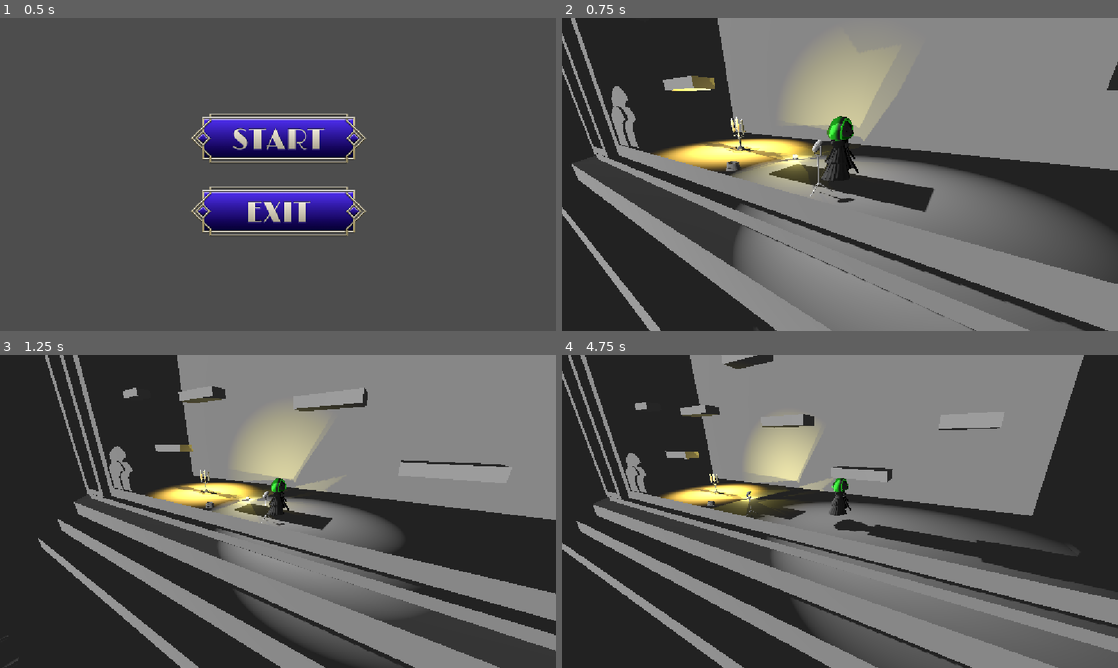
Above: before the commit, frames 1-4 (two rows, left to right).
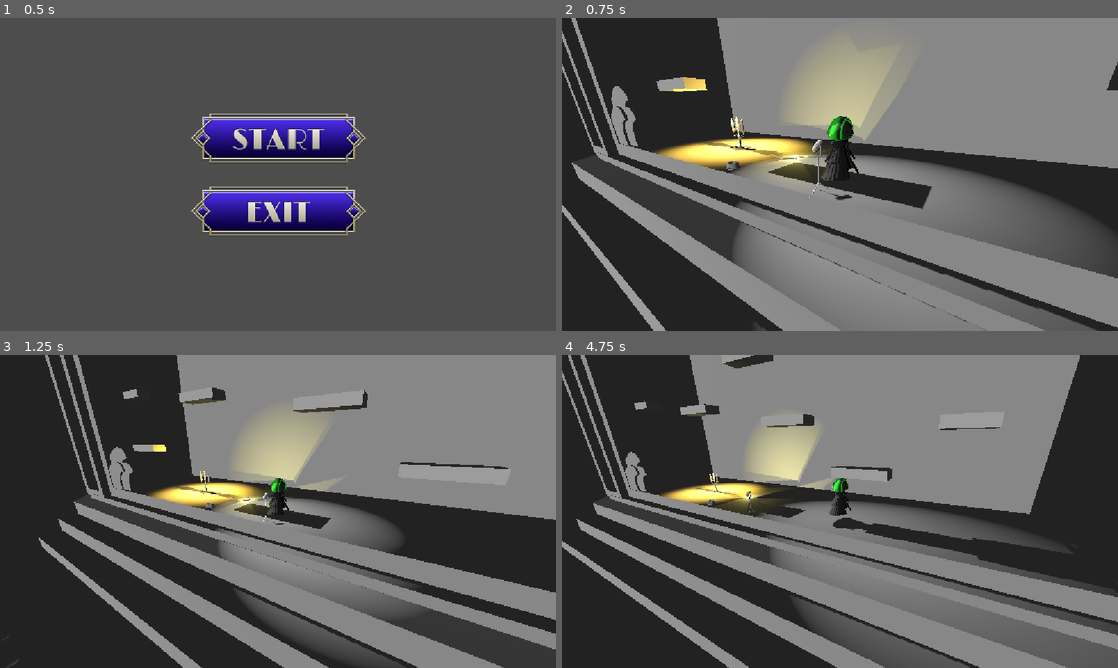
Above: after the commit, the same moments.

Repository: JoesRealAccount/ggj_2026
Game: Godot game, scene res://scenes/main_screen.tscn
Same seed, same stepped clock (60 frames per second), same inputs: the game is played once before the commit and once after it.
Inputs (mouse positions are in pixels of both pictures, inside the frame that each line leads up to):
- Up to frame 1 (0.5 s): no input
- Up to frame 2 (0.75 s): click (840, 136) at 0.5 s
- Up to frame 3 (1.25 s): no input
- Up to frame 4 (4.75 s): tap Enter (switch_mask) at 1.25, 2.1, 4.35 s; hold D (move_right) 1.28-2.03 s; hold Enter (switch_mask) 1.28-2.03 s; tap W (jump) at 1.52, 2.27, 4.52 s; hold Escape (back_to_menu) 2.03-2.75 s; click (840, 473) at 2.75 s; hold Enter (switch_mask) 3.53-4.28 s; hold D (move_right) from 3.53 s (still down)

Frame 1 is identical in both runs. In frame 2, 7.2% of the frame differs, in the area x 0-100%, y 0-100%; in frame 3, 2.9%; in frame 4, 7.7%.

Commit message:
adding spawn system

Diff:
--- /dev/null
+++ b/helper_scripts/moving_obstacle.gd
@@ -0,0 +1,6 @@
+extends Node3D
+
+@export var speed: float = 5.0
+
+func _physics_process(delta: float) -> void:
+	position.x -= speed * delta
--- /dev/null
+++ b/prefabs/moving_obstacles/platform_1.tscn
@@ -0,0 +1,15 @@
+[gd_scene format=3 uid="uid://c3ugy2iofwj1l"]
+
+[ext_resource type="Script" uid="uid://c1ms8u1jsnwqu" path="res://helper_scripts/moving_obstacle.gd" id="1_hhepe"]
+
+[sub_resource type="ConcavePolygonShape3D" id="ConcavePolygonShape3D_6614m"]
+data = PackedVector3Array(-1.5, -0.25, 0.5, -1.5, -0.25, -0.5, -1.5, 0.25, -0.5, 1.5, -0.25, -0.5, -1.5, -0.25, -0.5, -1.5, -0.25, 0.5, -1.5, 0.25, -0.5, -1.5, -0.25, -0.5, 1.5, -0.25, -0.5, -1.5, 0.25, -0.5, -1.5, 0.25, 0.5, -1.5, -0.25, 0.5, -1.5, -0.25, 0.5, -1.5, 0.25, 0.5, 1.5, 0.25, 0.5, 1.5, 0.25, 0.5, -1.5, 0.25, 0.5, -1.5, 0.25, -0.5, -1.5, -0.25, 0.5, 1.5, -0.25, 0.5, 1.5, -0.25, -0.5, 1.5, 0.25, 0.5, 1.5, -0.25, 0.5, -1.5, -0.25, 0.5, 1.5, -0.25, -0.5, 1.5, -0.25, 0.5, 1.5, 0.25, 0.5, 1.5, -0.25, -0.5, 1.5, 0.25, -0.5, -1.5, 0.25, -0.5, -1.5, 0.25, -0.5, 1.5, 0.25, -0.5, 1.5, 0.25, 0.5, 1.5, 0.25, 0.5, 1.5, 0.25, -0.5, 1.5, -0.25, -0.5)
+
+[node name="Platform1" type="StaticBody3D" unique_id=563211546]
+script = ExtResource("1_hhepe")
+
+[node name="CSGBox3D" type="CSGBox3D" parent="." unique_id=1188542516 groups=["world_depression"]]
+size = Vector3(3, 0.5, 1)
+
+[node name="CSGBakedCollisionShape3D" type="CollisionShape3D" parent="." unique_id=1716607869 groups=["world_depression"]]
+shape = SubResource("ConcavePolygonShape3D_6614m")
--- /dev/null
+++ b/prefabs/moving_obstacles/platform_2.tscn
@@ -0,0 +1,15 @@
+[gd_scene format=3 uid="uid://bpkw4lglty4v3"]
+
+[ext_resource type="Script" uid="uid://c1ms8u1jsnwqu" path="res://helper_scripts/moving_obstacle.gd" id="1_l3iwv"]
+
+[sub_resource type="ConcavePolygonShape3D" id="ConcavePolygonShape3D_6614m"]
+data = PackedVector3Array(-1.5, -0.25, 0.5, -1.5, -0.25, -0.5, -1.5, 0.25, -0.5, 1.5, -0.25, -0.5, -1.5, -0.25, -0.5, -1.5, -0.25, 0.5, -1.5, 0.25, -0.5, -1.5, -0.25, -0.5, 1.5, -0.25, -0.5, -1.5, 0.25, -0.5, -1.5, 0.25, 0.5, -1.5, -0.25, 0.5, -1.5, -0.25, 0.5, -1.5, 0.25, 0.5, 1.5, 0.25, 0.5, 1.5, 0.25, 0.5, -1.5, 0.25, 0.5, -1.5, 0.25, -0.5, -1.5, -0.25, 0.5, 1.5, -0.25, 0.5, 1.5, -0.25, -0.5, 1.5, 0.25, 0.5, 1.5, -0.25, 0.5, -1.5, -0.25, 0.5, 1.5, -0.25, -0.5, 1.5, -0.25, 0.5, 1.5, 0.25, 0.5, 1.5, -0.25, -0.5, 1.5, 0.25, -0.5, -1.5, 0.25, -0.5, -1.5, 0.25, -0.5, 1.5, 0.25, -0.5, 1.5, 0.25, 0.5, 1.5, 0.25, 0.5, 1.5, 0.25, -0.5, 1.5, -0.25, -0.5)
+
+[node name="Platform2" type="StaticBody3D" unique_id=563211546]
+script = ExtResource("1_l3iwv")
+
+[node name="CSGBox3D" type="CSGBox3D" parent="." unique_id=1188542516 groups=["world_happiness"]]
+size = Vector3(3, 0.5, 1)
+
+[node name="CSGBakedCollisionShape3D" type="CollisionShape3D" parent="." unique_id=1716607869 groups=["world_happiness"]]
+shape = SubResource("ConcavePolygonShape3D_6614m")
--- a/prefabs/object_destroyer.gd
+++ b/prefabs/object_destroyer.gd
@@ -1,4 +1,4 @@
 extends Area3D
 
 func _on_body_entered(body: Node3D) -> void:
-	body.get_parent().queue_free()
+	body.queue_free()
--- /dev/null
+++ b/scenes/enemy_spawner.gd
@@ -0,0 +1,37 @@
+extends Path3D
+@export var _mob_spawn_location: PathFollow3D
+
+@export_group("FlyingObjects")
+@export var _depression_obstacles: Array[PackedScene]
+@export var _depression_platforms: Array[PackedScene]
+@export var _happiness_obstacles: Array[PackedScene]
+@export var _happiness_platforms: Array[PackedScene]
+
+@export var depression_obstacle_timer: Timer = Timer.new()
+@export var depression_platform_timer: Timer = Timer.new()
+@export var happiness_obstacle_timer: Timer = Timer.new()
+@export var happiness_platform_timer: Timer = Timer.new()
+
+@onready var _default_depression_obstacle_timer: float = depression_obstacle_timer.wait_time
+@onready var _default_depression_platform_timer: float = depression_platform_timer.wait_time
+@onready var _default_happiness_obstacle_timer: float = happiness_obstacle_timer.wait_time
+@onready var _default_happiness_platform_timer: float = happiness_platform_timer.wait_time
+
+
+# Called when the node enters the scene tree for the first time.
+func _ready() -> void:
+	depression_obstacle_timer.start()
+	depression_obstacle_timer.timeout.connect(_spawn_random_body_from_array.bind(_depression_obstacles, depression_obstacle_timer, _default_depression_obstacle_timer))
+	depression_platform_timer.start()
+	depression_platform_timer.timeout.connect(_spawn_random_body_from_array.bind(_depression_platforms, depression_platform_timer, _default_depression_platform_timer))
+	happiness_obstacle_timer.start()
+	happiness_obstacle_timer.timeout.connect(_spawn_random_body_from_array.bind(_happiness_obstacles, happiness_obstacle_timer, _default_happiness_obstacle_timer))
+	happiness_platform_timer.start()
+	happiness_platform_timer.timeout.connect(_spawn_random_body_from_array.bind(_happiness_platforms, happiness_platform_timer, _default_happiness_platform_timer))
+
+func _spawn_random_body_from_array(_spawn_array: Array[PackedScene], restart_timer: Timer, default_time):
+	var new_body: StaticBody3D = _spawn_array[randi_range(0, _spawn_array.size()-1)].instantiate()
+	_mob_spawn_location.progress_ratio = randf()
+	new_body.position = _mob_spawn_location.position
+	add_child(new_body)
+	restart_timer.start(randf_range(1, default_time))
--- a/scenes/main_level.tscn
+++ b/scenes/main_level.tscn
@@ -4,6 +4,7 @@
 [ext_resource type="PackedScene" uid="uid://dlmoo8dxmcxuu" path="res://prefabs/player.tscn" id="2_qmak7"]
 [ext_resource type="PackedScene" uid="uid://bil2lm7vf2aiu" path="res://prefabs/camera.tscn" id="3_u2c82"]
 [ext_resource type="PackedScene" uid="uid://p0w1a0nj16ku" path="res://prefabs/character_spot_light.tscn" id="4_u2c82"]
+[ext_resource type="PackedScene" uid="uid://c3ugy2iofwj1l" path="res://prefabs/moving_obstacles/platform_1.tscn" id="5_0e4v7"]
 [ext_resource type="PackedScene" uid="uid://c02utqdtw0pb5" path="res://prefabs/mic_test_expo.tscn" id="5_mwgft"]
 [ext_resource type="Script" uid="uid://7oqt3khexuu5" path="res://mask_manager.gd" id="6_2sb77"]
 [ext_resource type="PackedScene" uid="uid://chg0eqr7v2cdp" path="res://prefabs/totenkopf.tscn" id="7_u2c82"]
@@ -16,14 +17,13 @@
 [ext_resource type="PackedScene" uid="uid://b0rucjakpgsht" path="res://prefabs/sessel.tscn" id="14_adxub"]
 [ext_resource type="Script" uid="uid://bh2ouunrqr3vn" path="res://world_visual_manager.gd" id="15_ff0s2"]
 [ext_resource type="PackedScene" uid="uid://dbyfolhbily16" path="res://prefabs/object_destroyer.tscn" id="16_uk2yf"]
+[ext_resource type="Script" uid="uid://dkcjw6dsnc72s" path="res://scenes/enemy_spawner.gd" id="17_ondrs"]
+[ext_resource type="PackedScene" uid="uid://bpkw4lglty4v3" path="res://prefabs/moving_obstacles/platform_2.tscn" id="19_6nivd"]
 
 [sub_resource type="Environment" id="Environment_u2c82"]
 volumetric_fog_enabled = true
 volumetric_fog_density = 0.02
 
-[sub_resource type="ConcavePolygonShape3D" id="ConcavePolygonShape3D_6614m"]
-data = PackedVector3Array(-1.5, -0.25, 0.5, -1.5, -0.25, -0.5, -1.5, 0.25, -0.5, 1.5, -0.25, -0.5, -1.5, -0.25, -0.5, -1.5, -0.25, 0.5, -1.5, 0.25, -0.5, -1.5, -0.25, -0.5, 1.5, -0.25, -0.5, -1.5, 0.25, -0.5, -1.5, 0.25, 0.5, -1.5, -0.25, 0.5, -1.5, -0.25, 0.5, -1.5, 0.25, 0.5, 1.5, 0.25, 0.5, 1.5, 0.25, 0.5, -1.5, 0.25, 0.5, -1.5, 0.25, -0.5, -1.5, -0.25, 0.5, 1.5, -0.25, 0.5, 1.5, -0.25, -0.5, 1.5, 0.25, 0.5, 1.5, -0.25, 0.5, -1.5, -0.25, 0.5, 1.5, -0.25, -0.5, 1.5, -0.25, 0.5, 1.5, 0.25, 0.5, 1.5, -0.25, -0.5, 1.5, 0.25, -0.5, -1.5, 0.25, -0.5, -1.5, 0.25, -0.5, 1.5, 0.25, -0.5, 1.5, 0.25, 0.5, 1.5, 0.25, 0.5, 1.5, 0.25, -0.5, 1.5, -0.25, -0.5)
-
 [sub_resource type="ConcavePolygonShape3D" id="ConcavePolygonShape3D_bhu08"]
 data = PackedVector3Array(-1.5, -0.25, 0.5, -1.5, -0.25, -0.5, -1.5, 0.25, -0.5, 1.5, -0.25, -0.5, -1.5, -0.25, -0.5, - …(536 unchanged characters)…
 
@@ -41,6 +41,14 @@
 
 [sub_resource type="ConcavePolygonShape3D" id="ConcavePolygonShape3D_eqmdw"]
 data = PackedVector3Array(-1, -0.25, 0.5, -1, -0.25, -0.5, -1, 0.25, -0.5, 1, -0.25, -0.5, -1, -0.25, -0.5, -1, -0.25,  …(464 unchanged characters)…
+
+[sub_resource type="Curve3D" id="Curve3D_uk2yf"]
+closed = true
+_data = {
+"points": PackedVector3Array(0, 0, 0, 0, 0, 0, 14.347708, 15.702793, -0.08273983, 0, 0, 0, 0, 0, 0, 14.589725, 15.678797, -0.22302818, 0, 0, 0, 0, 0, 0, 14.987474, 0.069499016, -0.24577415),
+"tilts": PackedFloat32Array(0, 0, 0)
+}
+point_count = 3
 
 [node name="World" type="Node3D" unique_id=1459611085]
 script = ExtResource("1_bq26l")
@@ -76,14 +84,8 @@
 spot_angle = 11.063394
 target = NodePath("../Player")
 
-[node name="Platform1" type="StaticBody3D" parent="." unique_id=809709939]
+[node name="Platform1" parent="." unique_id=563211546 instance=ExtResource("5_0e4v7")]
 transform = Transform3D(1, 0, 0, 0, 1, 0, 0, 0, 1, -9.125659, 3.567688, 0)
-
-[node name="CSGBox3D" type="CSGBox3D" parent="Platform1" unique_id=364006944 groups=["world_depression"]]
-size = Vector3(3, 0.5, 1)
-
-[node name="CSGBakedCollisionShape3D" type="CollisionShape3D" parent="Platform1" unique_id=1241135878 groups=["world_depression"]]
-shape = SubResource("ConcavePolygonShape3D_6614m")
 
 [node name="Platform2" type="StaticBody3D" parent="." unique_id=1760699012]
 transform = Transform3D(1, 0, 0, 0, 1, 0, 0, 0, 1, -5.455579, 6.700803, 0)
@@ -150,6 +152,7 @@
 transform = Transform3D(0.8567265, -0.24499224, 0.45387068, 0.06897299, 0.926501, 0.36991715, -0.5111385, -0.285613, 0.8106557, -3.4268987, 0.08484304, -1.4691439)
 
 [node name="Stage" parent="." unique_id=1347910151 instance=ExtResource("8_adxub")]
+transform = Transform3D(1, 0, 0, 0, 1, 0, 0, 0, 1, -0.124355316, 0.06703758, -0.05227661)
 
 [node name="SpotLightRail" type="CSGCylinder3D" parent="." unique_id=780992984]
 transform = Transform3D(-4.371139e-08, -1, 0, 1, -4.371139e-08, 0, 0, 0, 1, 0, 16, 0)
@@ -330,6 +333,34 @@
 [node name="CollisionShape3D" parent="ObjectDestroyer" index="0" unique_id=1892322942]
 transform = Transform3D(1, 0, 0, 0, 1, 0, 0, 0, 1, 0, 10.638031, -4.129303)
 
+[node name="ObstacleSpawner" type="Path3D" parent="." unique_id=624990880 node_paths=PackedStringArray("_mob_spawn_location", "depression_obstacle_timer", "depression_platform_timer", "happiness_obstacle_timer", "happiness_platform_timer")]
+curve = SubResource("Curve3D_uk2yf")
+script = ExtResource("17_ondrs")
+_mob_spawn_location = NodePath("PathFollow3D")
+_depression_obstacles = Array[PackedScene]([ExtResource("5_0e4v7")])
+_depression_platforms = Array[PackedScene]([ExtResource("5_0e4v7")])
+_happiness_obstacles = Array[PackedScene]([ExtResource("19_6nivd")])
+_happiness_platforms = Array[PackedScene]([ExtResource("19_6nivd")])
+depression_obstacle_timer = NodePath("DepressionObstacle")
+depression_platform_timer = NodePath("DepressionPlatform")
+happiness_obstacle_timer = NodePath("HappinessObstacle")
+happiness_platform_timer = NodePath("HappynessPlatform")
+
+[node name="PathFollow3D" type="PathFollow3D" parent="ObstacleSpawner" unique_id=267598004]
+transform = Transform3D(0.5015005, 0.073943146, -0.8619917, 0, 0.99634093, 0.08546786, 0.86515737, -0.042862173, 0.49966547, 14.347708, 15.702793, -0.08273983)
+
+[node name="DepressionObstacle" type="Timer" parent="ObstacleSpawner" unique_id=1573706048]
+wait_time = 10.0
+
+[node name="DepressionPlatform" type="Timer" parent="ObstacleSpawner" unique_id=1842462696]
+wait_time = 5.0
+
+[node name="HappinessObstacle" type="Timer" parent="ObstacleSpawner" unique_id=659390342]
+wait_time = 10.0
+
+[node name="HappynessPlatform" type="Timer" parent="ObstacleSpawner" unique_id=1528940609]
+wait_time = 5.0
+
 [editable path="Player"]
 [editable path="Camera"]
 [editable path="ObjectDestroyer"]
Not shown, added: helper_scripts/moving_obstacle.gd.uid
Not shown, added: scenes/enemy_spawner.gd.uid
